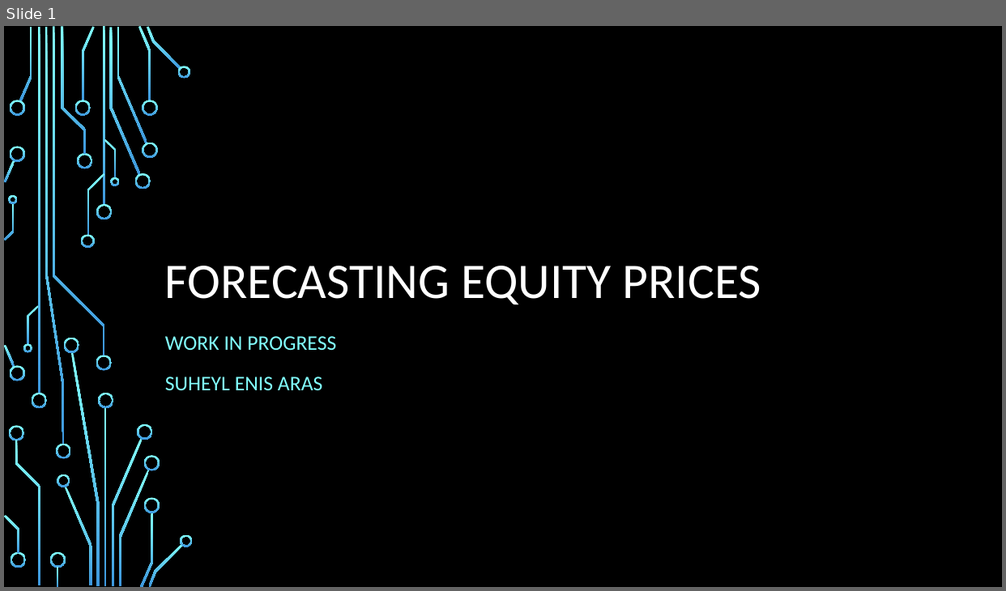
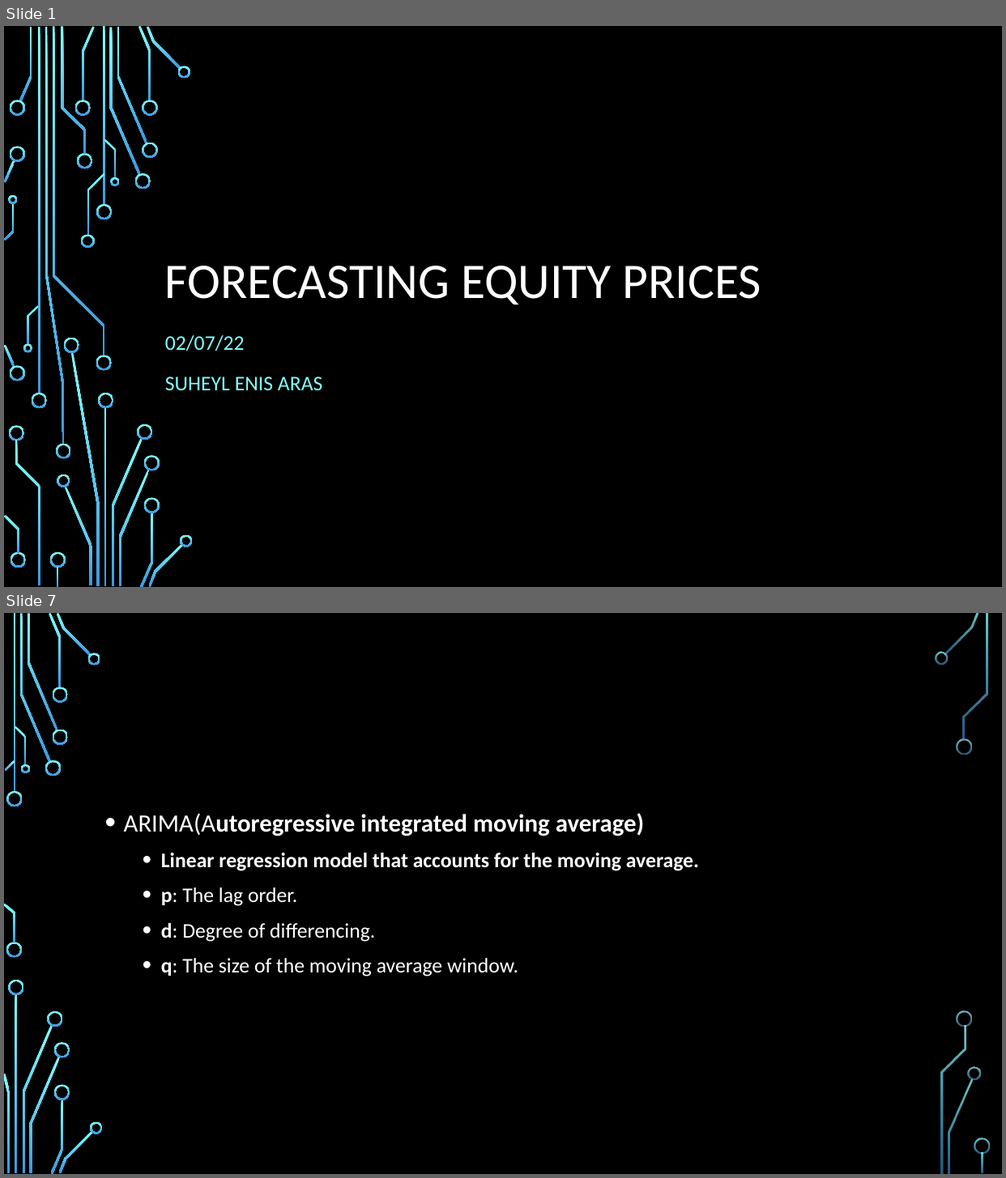
Before and after one commit to enisaras/RLOnEquities-Research, a slide deck: presentations/Week2_forecasting.pptx. Shown one above the other, each under a label of ours: slide 1 before the commit, slides 1 and 7 after it; the slides between them are not shown. The pictures are 1006x591 and 1006x1178 pixels, drawn with LibreOffice and Linux fonts; fonts in the diff are those of the drawing; background and template pictures are left out. Boxes give left, top, right and bottom in pixels: in the first picture for what was removed or moved away, otherwise in the second. Text is boxed around its words. In the diff, an @@ line names an element or a change of style, - is before the commit and + after.

```diff
--- a/presentations/Week2_forecasting.pptx
+++ b/presentations/Week2_forecasting.pptx
@@ slide 7 added at (x1=4, y1=613, x2=1002, y2=1174), background picture (left out) @@
@@ text added at (x1=124, y1=813, x2=699, y2=977), 20 pt, text #FFFFFF, bold @@
+• ARIMA(Autoregressive integrated moving average)
+  • Linear regression model that accounts for the moving average.
+  • p: The lag order.
+  • d: Degree of differencing.
+  • q: The size of the moving average window.
@@ group added at (x1=4, y1=613, x2=990, y2=1174): 33 freeform shapes, 3 rectangles @@
@@ slide 1 changed as well @@
@@ subtitle at (x1=165, y1=335, x2=245, y2=351): text changed @@
-WORK IN PROGRESS
+02/07/22
```
Also in this commit, not shown: 10 other slides added, 8 other files.
